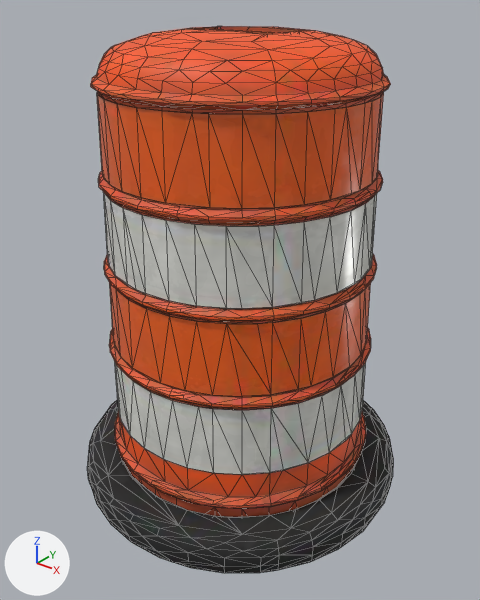
An edit to the glTF model public/env/traffic-barrel.glb, drawn before and after from the same camera.
Rendered twice from a camera (50 mm lens) standing at (0.82, -1.026, 1.07) and looking at (0.014, -0.018, 0.445). The lights are fixed; the arrows at lower left show +X, +Y and +Z. The first picture is the older version. Mesh edges are drawn as thin lines. Where no turn or scale is listed for an object, it has been applied to the vertices. Vertices at exactly the same position are counted once.

The first picture shows 'traffic-barrel_body'.
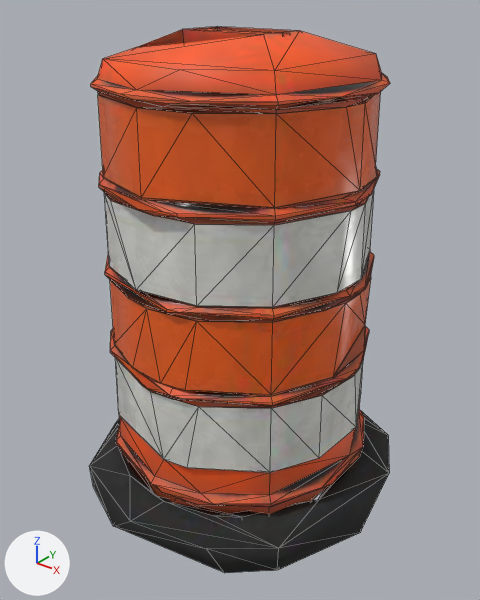
Where the newer file only moved an object's origin or applied its transform, the numbers keep the older frame.

Where the change shows, as pixel boxes [x1, y1, x2, y2] in the pictures (480 x 600 px):
'traffic-barrel_body', reshaped
    before: [87, 26, 393, 573]
    after: [90, 27, 390, 573]
part 1 of me_traffic_barrel_body, cut back
    before: [87, 26, 393, 573]
    after: [116, 362, 363, 504]

The change, as a list of edits to the scene's bpy script:
```text
Change me_traffic_barrel_body:
    used by ob_traffic_barrel_body; location = (0.0, 0.0, 0.493)
    remove me_traffic_barrel_body.from_pydata(...)  # 1722 vertices, 3436 faces; spans x -0.365..0.365, y -0.367..0.367, z -0.493..0.493
    add me_traffic_barrel_body.from_pydata(...)  # 536 vertices, 1064 faces; spans x -0.359..0.356, y -0.361..0.361, z -0.493..0.49
    me_traffic_barrel_body part 1: 1 vertex moved within x 0.268, y -0.081, z -0.153; 1205 vertices removed from x -0.365..0.365, y -0.367..0.367, z -0.493..0.493; 19 vertices added at x -0.285..0.283, y -0.285..0.283, z -0.36..0.039
```
